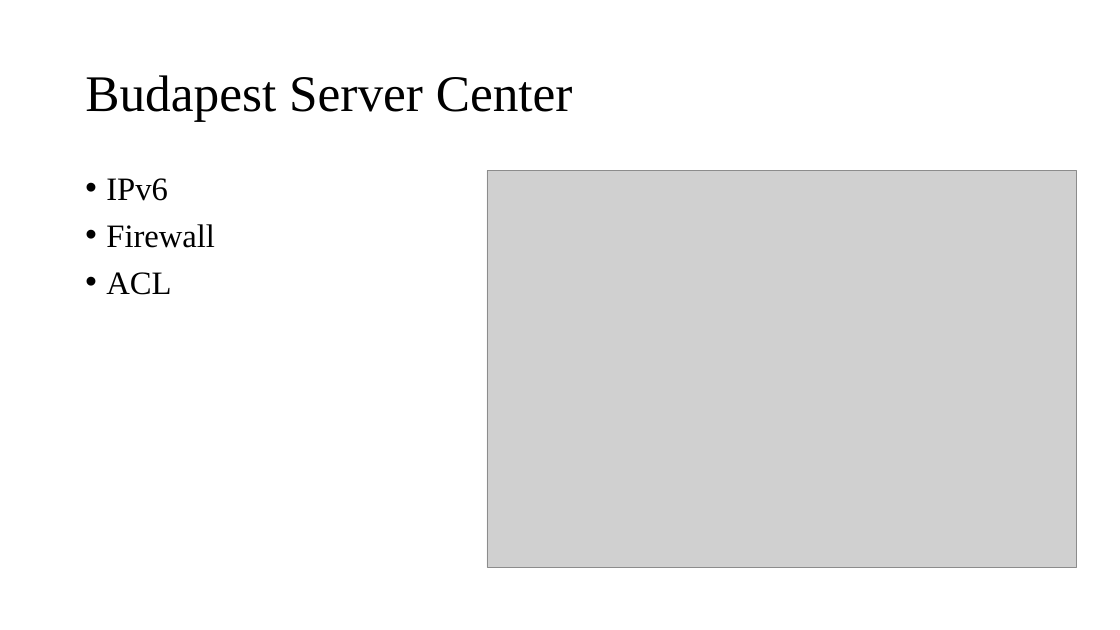
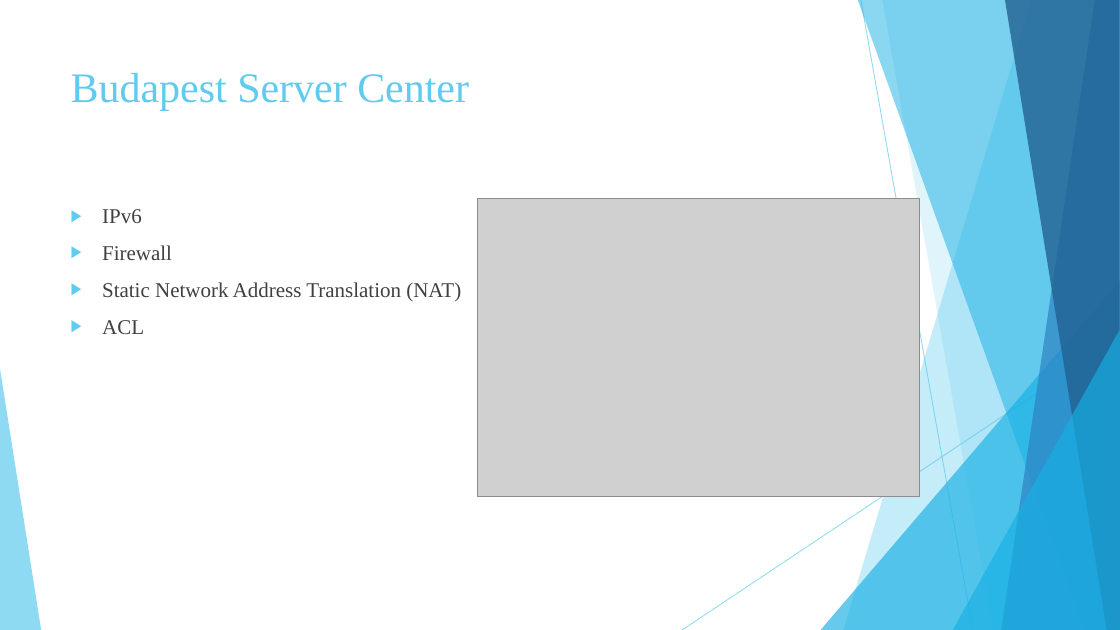
Before and after one commit to BalaWW/NetWorks, a slide deck: slide 9 of NetWorks Presentation.pptx. Drawn at 1120x630 pixels with LibreOffice and Linux fonts; fonts in the diff are those of the drawing; grey boxes stand for pictures. Boxes give left, top, right and bottom in pixels: in the first picture for what was removed or moved away, otherwise in the second. Text is boxed around its words. In the diff, an @@ line names an element or a change of style, - is before the commit and + after.

```diff
--- a/NetWorks Presentation.pptx
+++ b/NetWorks Presentation.pptx
@@ title "Budapest Server Center" moved from (x1=85, y1=75, x2=573, y2=121) to (x1=71, y1=73, x2=469, y2=110) @@
@@ title "Budapest Server Center" at (x1=71, y1=73, x2=469, y2=110): size 44 to 36 pt, text colour #000000 to #5FCBEF; line spacing 0.9 to 1; vertical alignment middle to top @@
@@ text "IPv6" moved from (x1=106, y1=178, x2=215, y2=295) to (x1=102, y1=209, x2=461, y2=334) @@
@@ text at (x1=102, y1=209, x2=172, y2=334): size 28 to 18 pt, text colour #000000 to #404040 in "IPv6", "Firewall", "ACL"; bullet • to ▶; line spacing 0.9 to 1 @@
@@ picture resized from (x1=487, y1=171, x2=1076, y2=567) to (x1=477, y1=198, x2=919, y2=496) @@
@@ text at (x1=102, y1=282, x2=461, y2=301): paragraph added @@
+▶ Static Network Address Translation (NAT)
@@ group added at (x1=0, y1=0, x2=1120, y2=630): 5 freeform shapes, 3 triangles, 2 lines @@
```
Also in this commit, not shown: 12 other slides changed, 2 other files.
